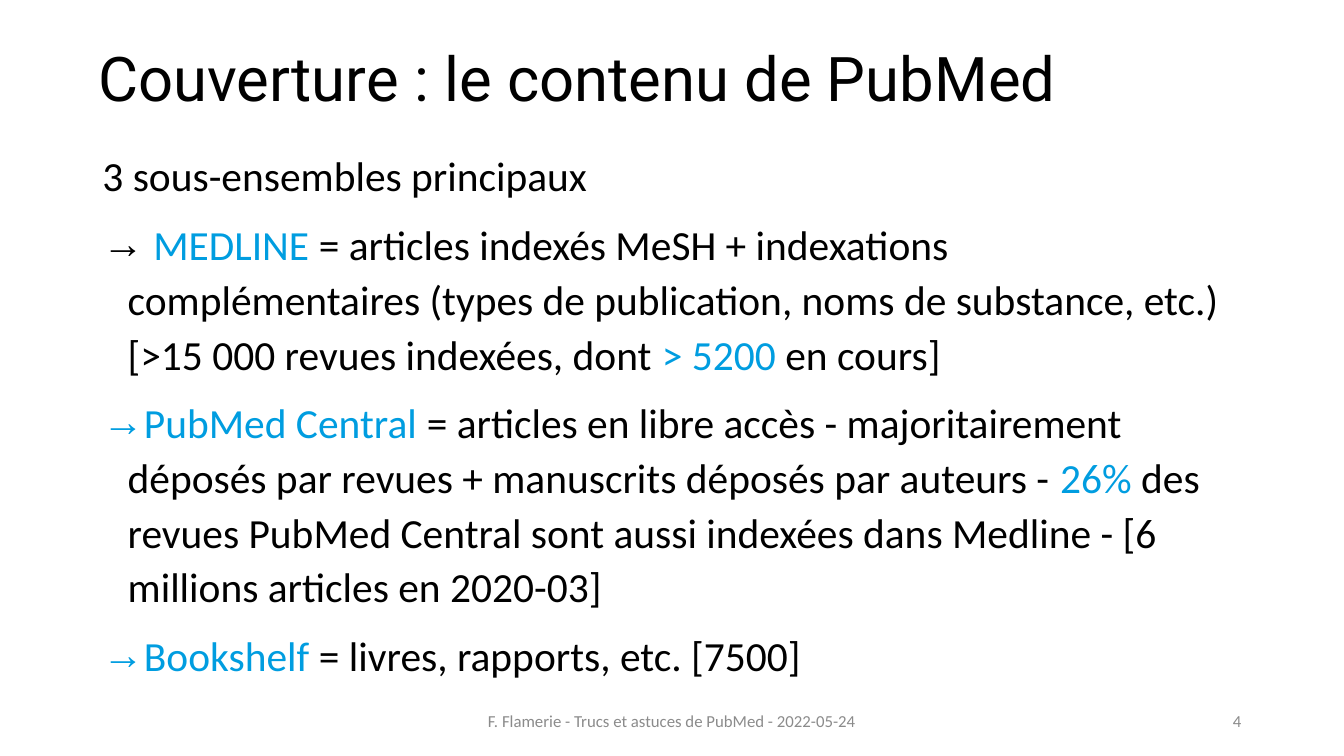
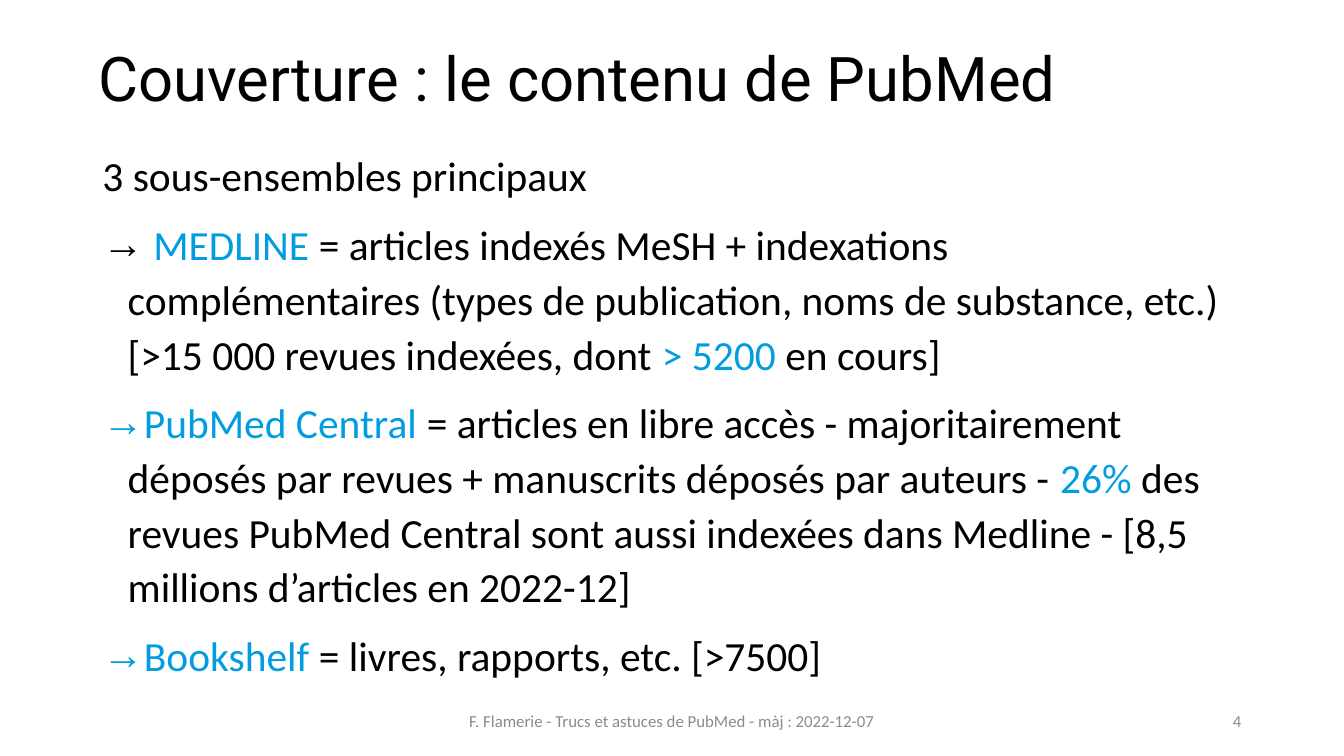
Before and after one commit to fflamerie/formbiblio, a slide deck: slide 4 of docs/module1-2_pubmed.pptx. Drawn at 1344x756 pixels with LibreOffice and Linux fonts; fonts in the diff are those of the drawing. Boxes give left, top, right and bottom in pixels: in the first picture for what was removed or moved away, otherwise in the second. Text is boxed around its words. In the diff, an @@ line names an element or a change of style, - is before the commit and + after.

```diff
--- a/docs/module1-2_pubmed.pptx
+++ b/docs/module1-2_pubmed.pptx
@@ text at (128,409,1200,678): text changed @@
-→ PubMed Central = articles en libre accès - majoritairement déposés par revues + manuscrits déposés par auteurs - 26% des revues PubMed Central sont aussi indexées dans Medline - [6 millions articles en 2020-03]
-→ Bookshelf = livres, rapports, etc. [7500]
+→ PubMed Central = articles en libre accès - majoritairement déposés par revues + manuscrits déposés par auteurs - 26% des revues PubMed Central sont aussi indexées dans Medline - [8,5 millions d’articles en 2022-12]
+→ Bookshelf = livres, rapports, etc. [>7500]
@@ text at (469,715,874,730): text changed @@
-F. Flamerie - Trucs et astuces de PubMed - 2022-05-24
+F. Flamerie - Trucs et astuces de PubMed - màj : 2022-12-07
```
Also in this commit, not shown: 32 other slides changed, 2 slides added, 1 other file.
